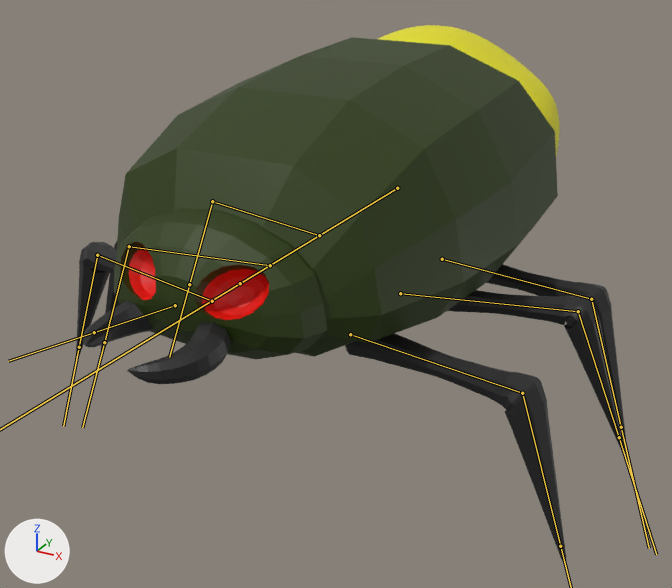
Renders of the FBX model Assets/3D models/bug.fbx from each side of a commit.
Both versions are drawn from a 50 mm lens placed at (2.85, -5.14, 2.09), pointed at (0.03, -0.02, -0.47). Lighting does not change. The marker at lower left points along +X, +Y and +Z. Both versions are drawn at frame 12 of the action 'Armature|walk'; the numbers are the values there. The bones that bend it are drawn over the model as lines.
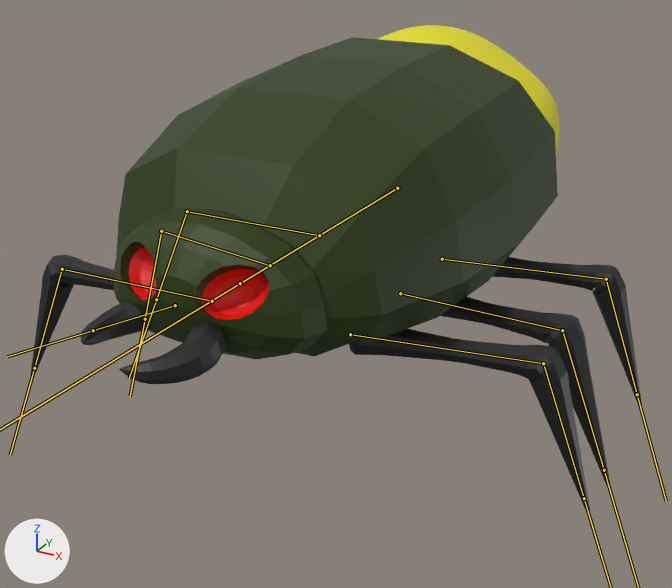
What differs and where, as boxes (x1, y1, x2, y2) in the pictures (672 x 588 px):
'Plane.003', posed (14% wider, 20% shorter)
    before: (76, 242, 566, 562)
    after: (30, 255, 590, 512)
'Plane.001', posed
    before: (101, 241, 625, 450)
    after: (440, 297, 610, 484)
'Plane.002', posed (7% wider, 15% shorter)
    before: (486, 264, 626, 440)
    after: (492, 257, 642, 406)
'Plane', posed
    before: (83, 301, 231, 384)
    after: (81, 301, 226, 384)
bone 'Tooth', root to tip
    before: (175, 305) to (94, 332)
    after: (175, 305) to (93, 330)
bone 'Back leg 1.R', root to tip
    before: (319, 235) to (212, 201)
    after: (319, 235) to (187, 211)
bone 'Mid leg 1.R', root to tip
    before: (270, 265) to (129, 246)
    after: (270, 265) to (161, 231)
bone 'Front leg 1.R', root to tip
    before: (212, 301) to (97, 255)
    after: (212, 301) to (62, 269)
bone 'Back leg 1.L', root to tip
    before: (442, 259) to (591, 299)
    after: (442, 259) to (606, 279)
bone 'Mid leg 1.L', root to tip
    before: (400, 293) to (578, 311)
    after: (400, 293) to (562, 330)
bone 'Front leg 1.L', root to tip
    before: (350, 334) to (522, 393)
    after: (350, 334) to (543, 363)

Edits to the bpy script that builds the scene:
```text
Change bone_tooth:
    where bone_tooth = bpy.data.objects['Armature'].pose.bones['Tooth']
    bone_tooth.rotation_quaternion: (0.99, 0.001, 0.024, -0.141) -> (0.985, 0.001, 0.029, -0.171)  # degrees (0, 3, -16) -> degrees (0, 3, -20)
Change bone_back_leg_1_r:
    where bone_back_leg_1_r = bpy.data.objects['Armature'].pose.bones['Back leg 1.R']
    bone_back_leg_1_r.rotation_quaternion: (0.995, -0.064, 0.005, 0.079) -> (0.995, -0.071, -0.001, -0.073)  # degrees (-7, 1, 9) -> degrees (-8, -1, -8)
Change bone_mid_leg_1_r:
    where bone_mid_leg_1_r = bpy.data.objects['Armature'].pose.bones['Mid leg 1.R']
    bone_mid_leg_1_r.rotation_quaternion: (0.996, -0.044, -0.004, -0.081) -> (0.995, -0.043, 0.0, 0.087)  # degrees (-5, -1, -9) -> degrees (-5, 0, 10)
Change bone_front_leg_1_r:
    where bone_front_leg_1_r = bpy.data.objects['Armature'].pose.bones['Front leg 1.R']
    bone_front_leg_1_r.rotation_quaternion: (0.995, -0.063, 0.005, 0.079) -> (0.995, -0.071, -0.001, -0.073)  # degrees (-7, 1, 9) -> degrees (-8, -1, -8)
Change bone_back_leg_1_l:
    where bone_back_leg_1_l = bpy.data.objects['Armature'].pose.bones['Back leg 1.L']
    bone_back_leg_1_l.rotation_quaternion: (0.996, 0.043, 0.003, -0.081) -> (0.995, 0.043, 0.0, 0.087)  # degrees (5, 1, -9) -> degrees (5, 0, 10)
Change bone_mid_leg_1_l:
    where bone_mid_leg_1_l = bpy.data.objects['Armature'].pose.bones['Mid leg 1.L']
    bone_mid_leg_1_l.rotation_quaternion: (0.995, 0.064, -0.005, 0.079) -> (0.995, 0.071, 0.001, -0.073)  # degrees (7, -1, 9) -> degrees (8, 1, -8)
Change bone_front_leg_1_l:
    where bone_front_leg_1_l = bpy.data.objects['Armature'].pose.bones['Front leg 1.L']
    bone_front_leg_1_l.rotation_quaternion: (0.996, 0.043, 0.003, -0.081) -> (0.995, 0.043, 0.0, 0.087)  # degrees (5, 1, -9) -> degrees (5, 0, 10)
```
